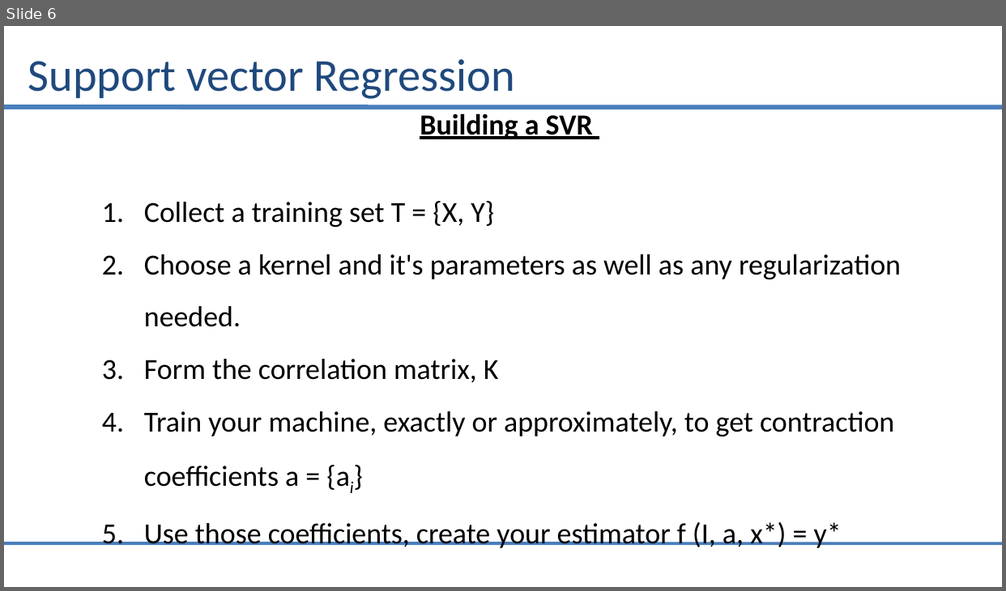
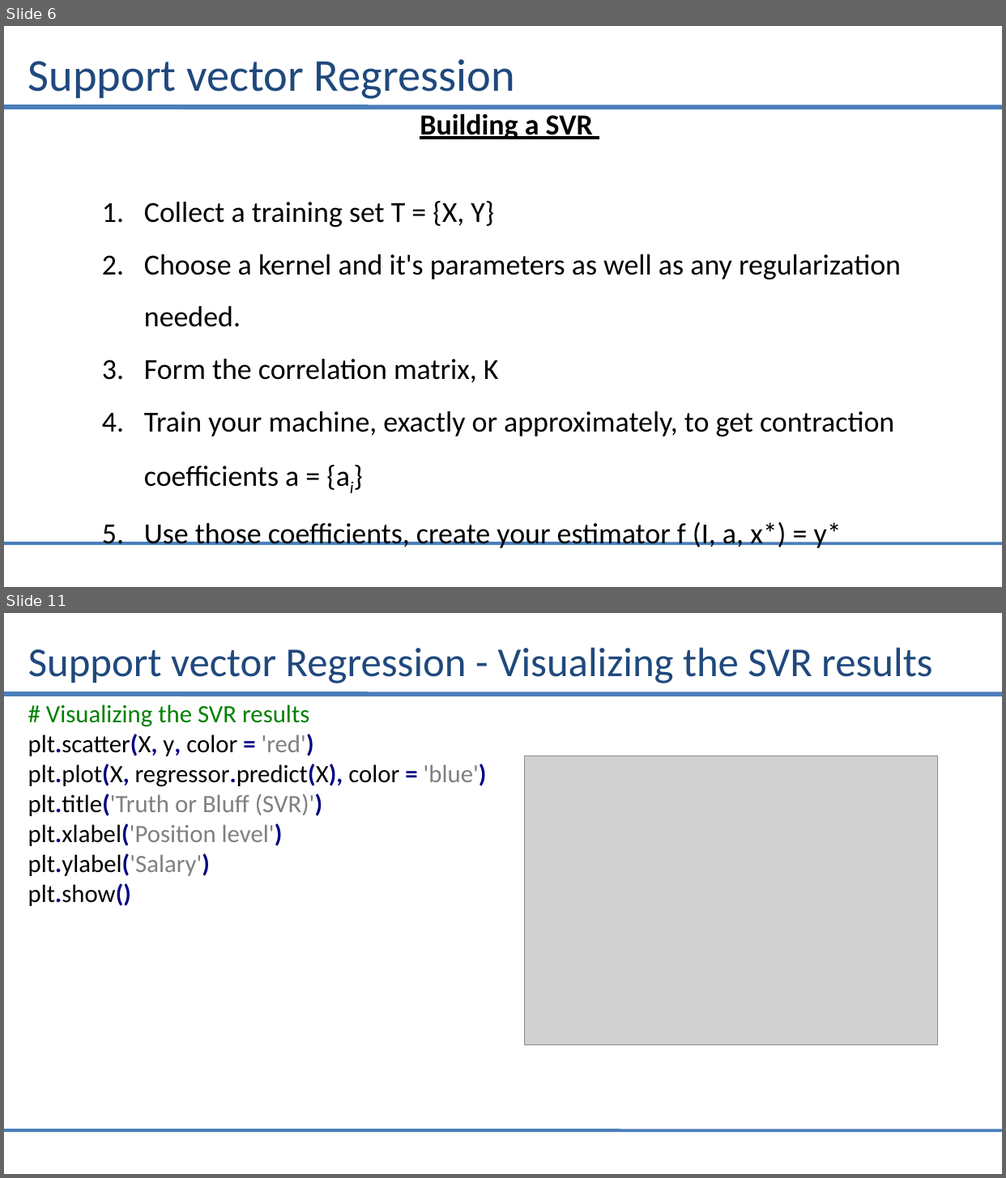
Before and after one commit to saiprasad94/DataSciencePython, a slide deck: Support_Vector_Regression/Support_vector_Regression.pptx. Shown one above the other, each under a label of ours: slide 6 before the commit, slides 6 and 11 after it; the slides between them are not shown. The pictures are 1006x591 and 1006x1178 pixels, drawn with LibreOffice and Linux fonts; fonts in the diff are those of the drawing; grey boxes stand for pictures. Boxes give left, top, right and bottom in pixels: in the first picture for what was removed or moved away, otherwise in the second. Text is boxed around its words. In the diff, an @@ line names an element or a change of style, - is before the commit and + after.

Commit message:
Support vector Regression Priliminary

```diff
--- a/Support_Vector_Regression/Support_vector_Regression.pptx
+++ b/Support_Vector_Regression/Support_vector_Regression.pptx
@@ slide 11 added at bbox=[4, 613, 1002, 1174], background #FFFFFF; not listed: 2 template elements that a slide beside it also shows @@
@@ title added at bbox=[28, 647, 932, 683], 39.6 pt, text #1F497D @@
+Support vector Regression - Visualizing the SVR results
@@ text added at bbox=[28, 705, 487, 906], 24 pt, text #000000 @@
+# Visualizing the SVR results
+plt.scatter(X, y, color = 'red')
+plt.plot(X, regressor.predict(X), color = 'blue')
+plt.title('Truth or Bluff (SVR)')
+plt.xlabel('Position level')
+plt.ylabel('Salary')
+plt.show()
@@ picture added at bbox=[524, 756, 938, 1045] @@
```
Also in this commit, not shown: 3 slides changed, 2 other slides added, 2 other files.
